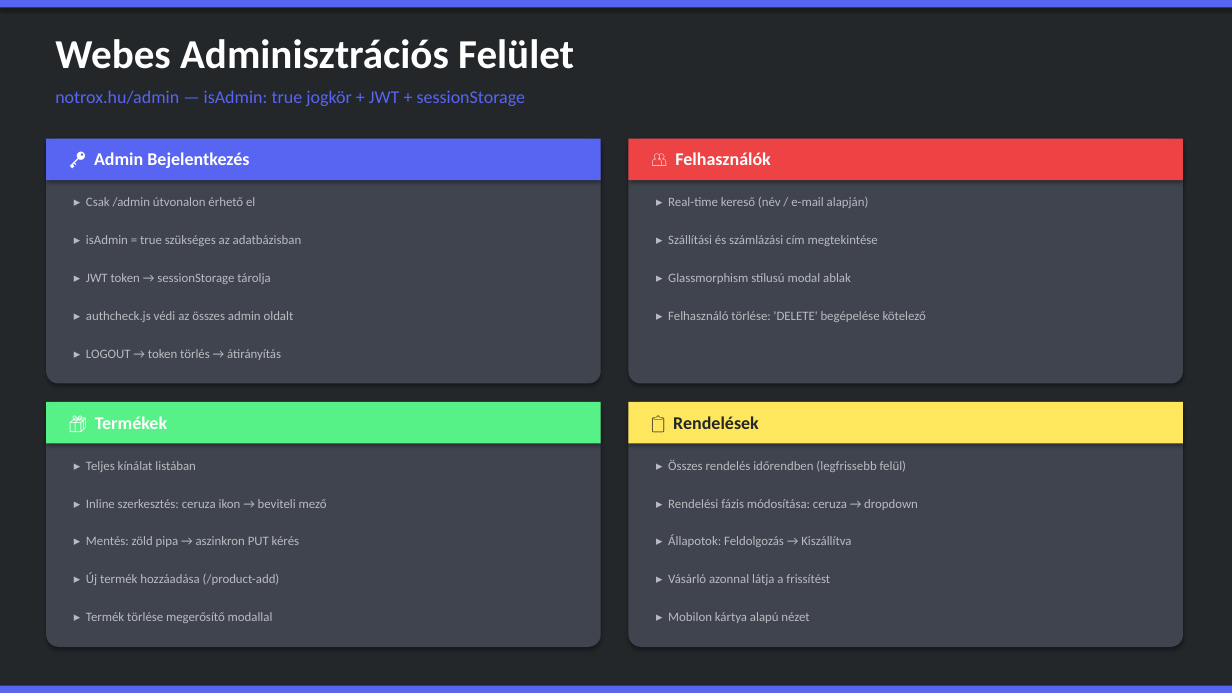
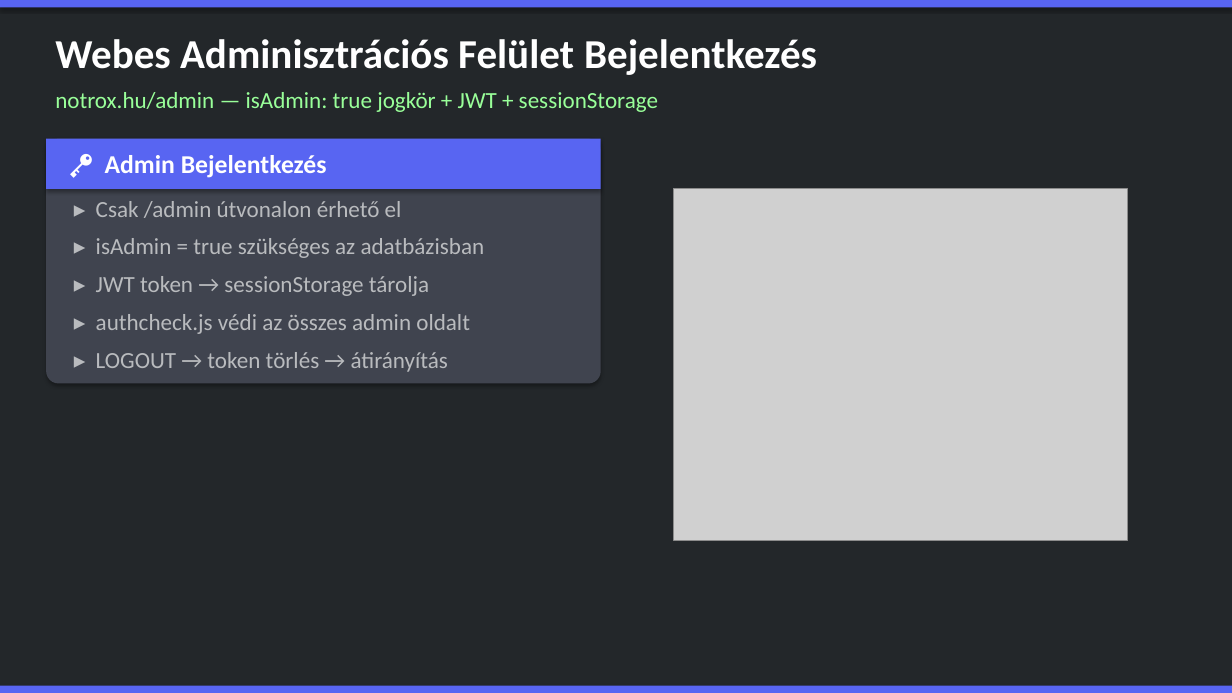
Before and after one commit to Grofrichard02/Notrox_WEB, a slide deck: slide 17 of NOTROX_Prezentacio_Final.pptx (slide 13 before the commit). Drawn at 1232x693 pixels with LibreOffice and Linux fonts; fonts in the diff are those of the drawing; grey boxes stand for pictures. Boxes give left, top, right and bottom in pixels: in the first picture for what was removed or moved away, otherwise in the second. Text is boxed around its words. In the diff, an @@ line names an element or a change of style, - is before the commit and + after.

```diff
--- a/NOTROX_Prezentacio_Final.pptx
+++ b/NOTROX_Prezentacio_Final.pptx
@@ text at bbox=[55, 39, 817, 75]: text changed @@
-Webes Adminisztrációs Felület
+Webes Adminisztrációs Felület Bejelentkezés
@@ text "notrox.hu/admin — isAdmin: true jogkör ..." at bbox=[55, 92, 658, 112]: size 14 to 18 pt, text colour #5865F2 to #99FF99 @@
@@ rectangle: place and size @@
-rectangle at bbox=[46, 139, 601, 180]
+rectangle at bbox=[46, 139, 601, 189]
@@ text "🔑 Admin Bejelentkezés" at bbox=[105, 155, 327, 178]: size 14 to 20 pt @@
@@ rounded rectangle removed at bbox=[628, 139, 1183, 384] @@
@@ rectangle removed at bbox=[628, 139, 1183, 180] @@
@@ text removed at bbox=[675, 152, 770, 165] @@
-👥 Felhasználók
@@ text removed at bbox=[668, 197, 869, 208] @@
-▸ Real-time kereső (név / e-mail alapján)
@@ picture added at bbox=[674, 189, 1128, 540] @@
@@ text removed at bbox=[668, 235, 878, 246] @@
-▸ Szállítási és számlázási cím megtekintése
@@ text removed at bbox=[668, 273, 851, 284] @@
-▸ Glassmorphism stílusú modal ablak
@@ size 10 to 18 pt in 5 elements at bbox=[96, 352, 448, 372], bbox=[96, 201, 402, 218], bbox=[96, 238, 485, 258], bbox=[96, 276, 429, 296], bbox=[96, 314, 470, 334] @@
@@ text removed at bbox=[668, 311, 926, 322] @@
-▸ Felhasználó törlése: 'DELETE' begépelése kötelező
@@ rounded rectangle removed at bbox=[46, 402, 601, 647] @@
@@ rectangle removed at bbox=[46, 402, 601, 444] @@
@@ text removed at bbox=[95, 416, 167, 429] @@
-📦 Termékek
@@ rounded rectangle removed at bbox=[628, 402, 1183, 647] @@
@@ rectangle removed at bbox=[628, 402, 1183, 444] @@
@@ text removed at bbox=[673, 416, 759, 429] @@
-📋 Rendelések
@@ text removed at bbox=[86, 461, 196, 472] @@
-▸ Teljes kínálat listában
@@ text removed at bbox=[668, 460, 906, 472] @@
-▸ Összes rendelés időrendben (legfrissebb felül)
@@ text removed at bbox=[86, 499, 327, 508] @@
-▸ Inline szerkesztés: ceruza ikon → beviteli mező
@@ text removed at bbox=[668, 499, 918, 510] @@
-▸ Rendelési fázis módosítása: ceruza → dropdown
@@ text removed at bbox=[86, 536, 299, 547] @@
-▸ Mentés: zöld pipa → aszinkron PUT kérés
@@ text removed at bbox=[668, 535, 851, 547] @@
-▸ Állapotok: Feldolgozás → Kiszállítva
@@ text removed at bbox=[86, 573, 280, 585] @@
-▸ Új termék hozzáadása (/product-add)
@@ text removed at bbox=[668, 574, 830, 585] @@
-▸ Vásárló azonnal látja a frissítést
@@ text removed at bbox=[86, 612, 273, 623] @@
-▸ Termék törlése megerősítő modallal
@@ text removed at bbox=[668, 612, 809, 623] @@
-▸ Mobilon kártya alapú nézet
```
Also in this commit, not shown: 18 other slides changed, 6 slides added, 1 slide removed.
